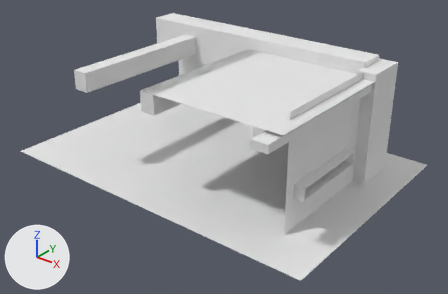
An edit to the Blender file interior_villa.blend, drawn before and after from the same camera.
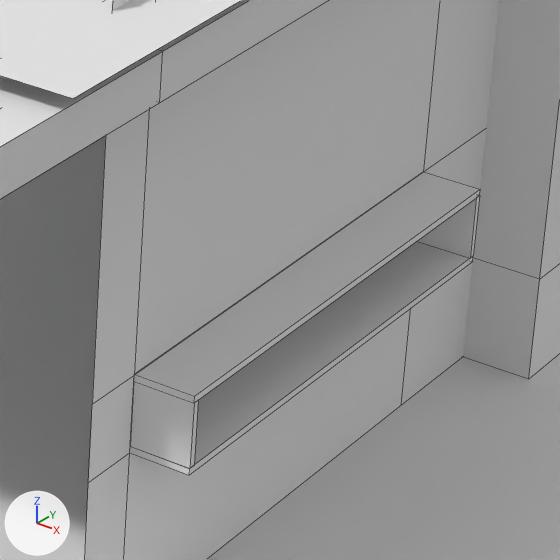
Old and new are each drawn whole from a 50 mm lens placed at (34.4, -48.0, 30.5), pointed at (-2.1, -2.5, 2.2) and again close up on the part from 60% to 82% of the width and 40% to 74% of the height. The axes (+X, +Y, +Z) are drawn at lower left. The lights are the same throughout. The close-ups show mesh edges as thin lines.
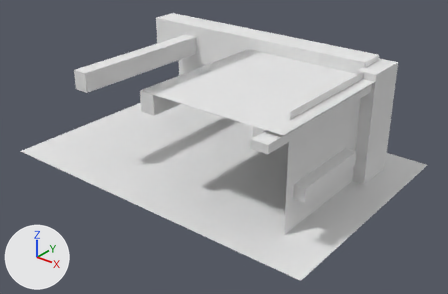
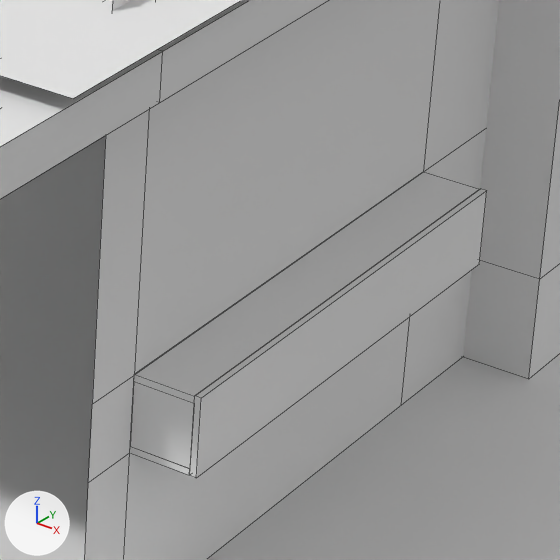
Changed parts and their boxes (x1, y1, x2, y2) in the close-ups (560 x 560 px):
part 1 of me_cube, added: after (190, 189, 487, 478)

Patch to the scene script:
```diff
--- a/interior_villa.blend.py
+++ b/interior_villa.blend.py
@@ me_cube @@
 me_cube.from_pydata(...)  # 150 vertices, 102 faces, 4 loose edges; spans x -21.3..15.2, y -13.8..11.2, z -1.1..11.2
 # used by ob_cube; location = (-0.6, 0.0, 1.01)
+# me_cube part 1: a new loose piece, a box spanning x 11.76..11.88, y -8.19..0.76, z 2.17..3.54, in mat_material (white #e7e7e7)
 me_cube.materials.append(mat_material)
```
